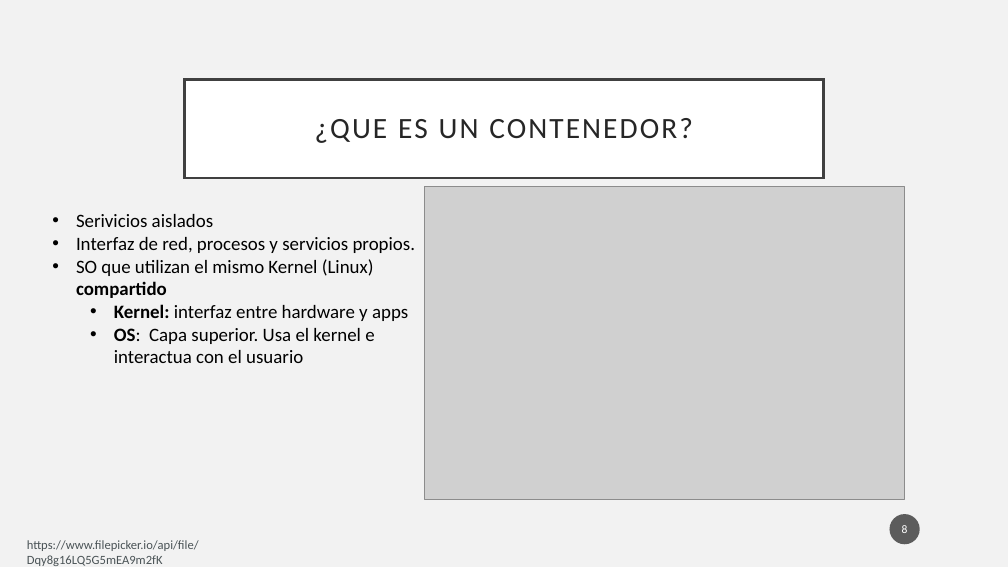
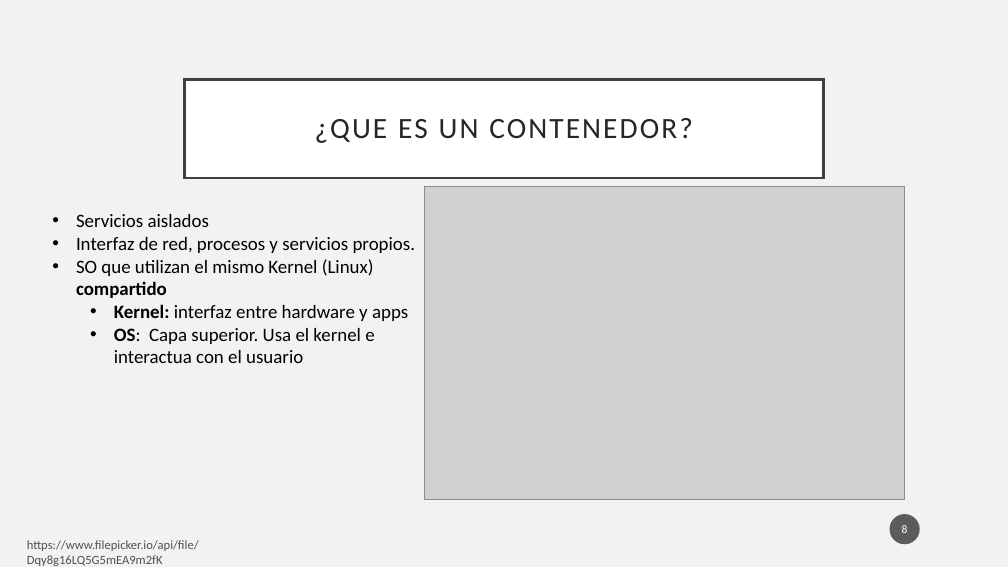
Before and after one commit to pablodevrzmz/python-docker-k8s-workshop, a slide deck: slide 8 of week 1/week_1_intro.pptx. Drawn at 1008x567 pixels with LibreOffice and Linux fonts; fonts in the diff are those of the drawing; grey boxes stand for pictures. Boxes give left, top, right and bottom in pixels: in the first picture for what was removed or moved away, otherwise in the second. Text is boxed around its words. In the diff, an @@ line names an element or a change of style, - is before the commit and + after.

```diff
--- a/week 1/week_1_intro.pptx
+++ b/week 1/week_1_intro.pptx
@@ text at (76, 214, 209, 227): text changed @@
-• Serivicios aislados
+• Servicios aislados
```
Also in this commit, not shown: 4 other slides changed, 2 other files.
